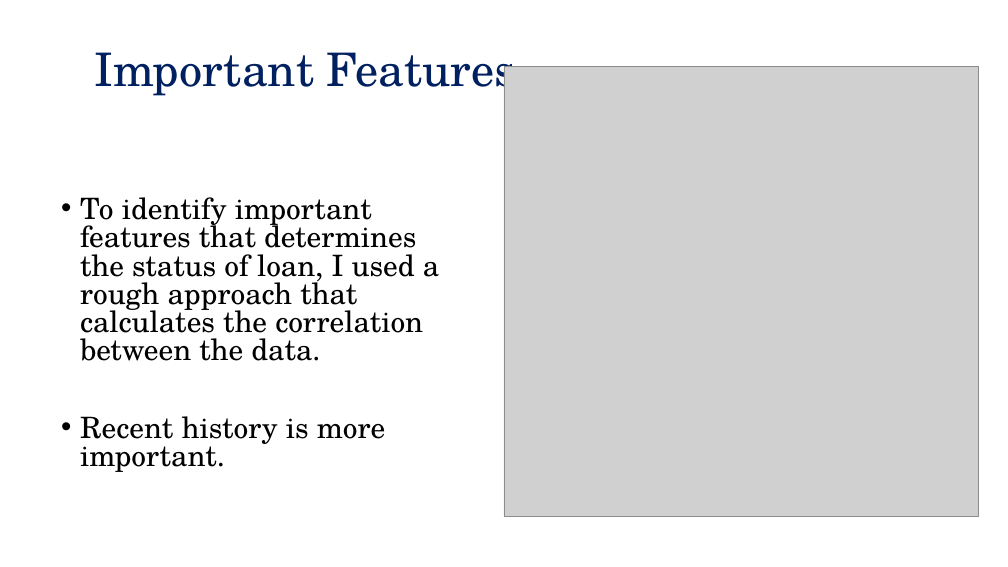
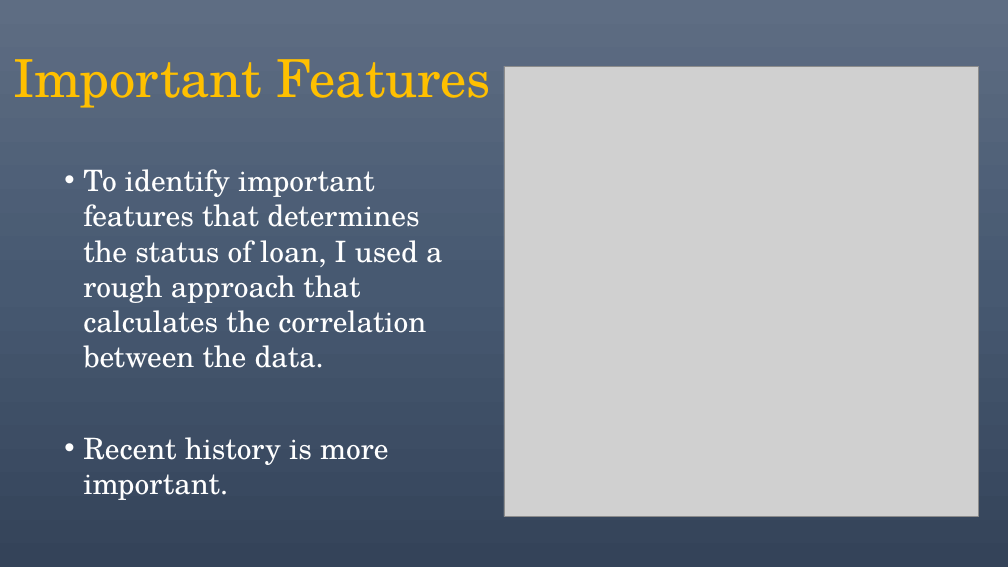
Before and after one commit to lekhnath12/CAPSTONE_II, a slide deck: slide 8 of Slide Deck.pptx. Drawn at 1008x567 pixels with LibreOffice and Linux fonts; fonts in the diff are those of the drawing; grey boxes stand for pictures. Boxes give left, top, right and bottom in pixels: in the first picture for what was removed or moved away, otherwise in the second. Text is boxed around its words. In the diff, an @@ line names an element or a change of style, - is before the commit and + after.

```diff
--- a/Slide Deck.pptx
+++ b/Slide Deck.pptx
@@ background #FFFFFF to gradient #5E6D85 to #495A73 to #35445A @@
@@ text "Important Features": place and size @@
-text "Important Features" at box(94, 52, 516, 100)
+text "Important Features" at box(13, 59, 491, 108)
@@ text "Important Features" at box(13, 59, 491, 108): size 44 to 50 pt, text colour #002060 to #FFC000 @@
@@ text "To identify important features that ...": place and size @@
-text "To identify important features that ..." at box(80, 197, 439, 472)
+text "To identify important features that ..." at box(83, 169, 442, 500)
@@ text "To identify important features that ..." at box(83, 169, 442, 500): text colour #000000 to #FFFFFF; line spacing 0.8 to 1 @@
```
Also in this commit, not shown: 15 other slides changed.
